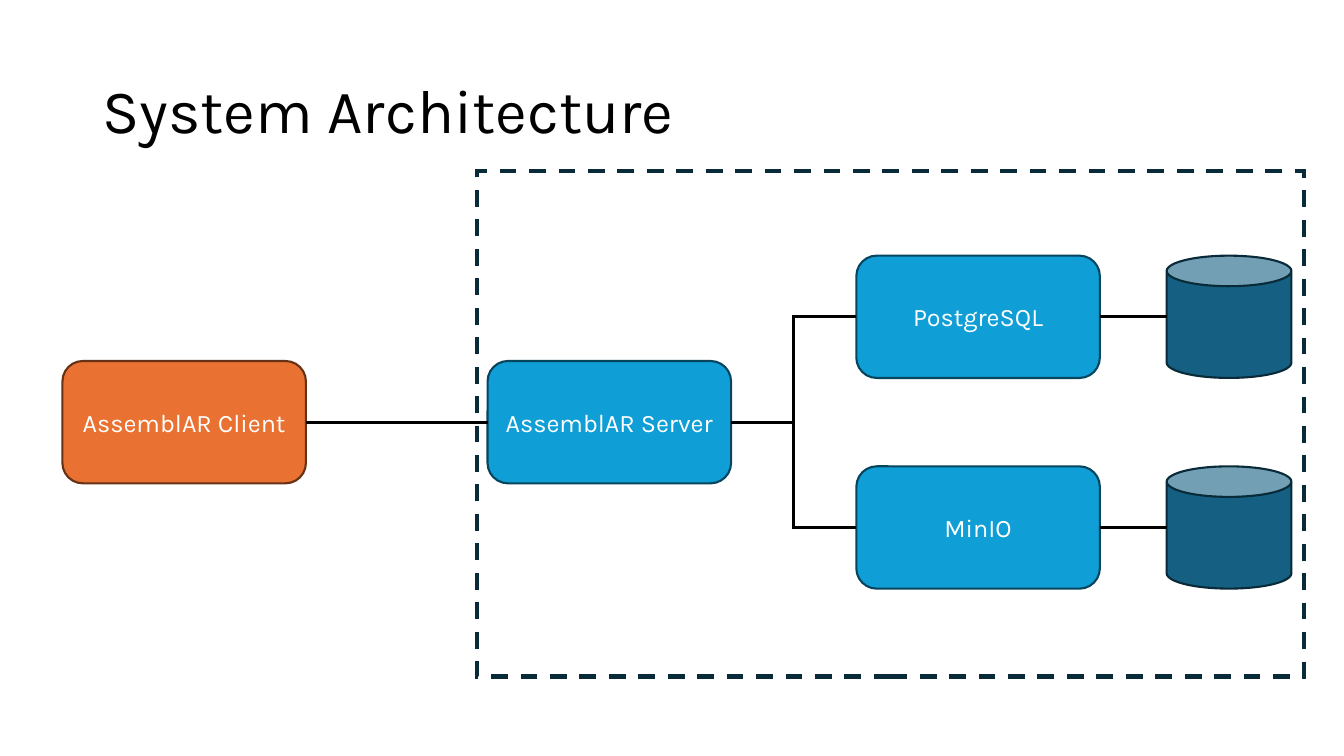
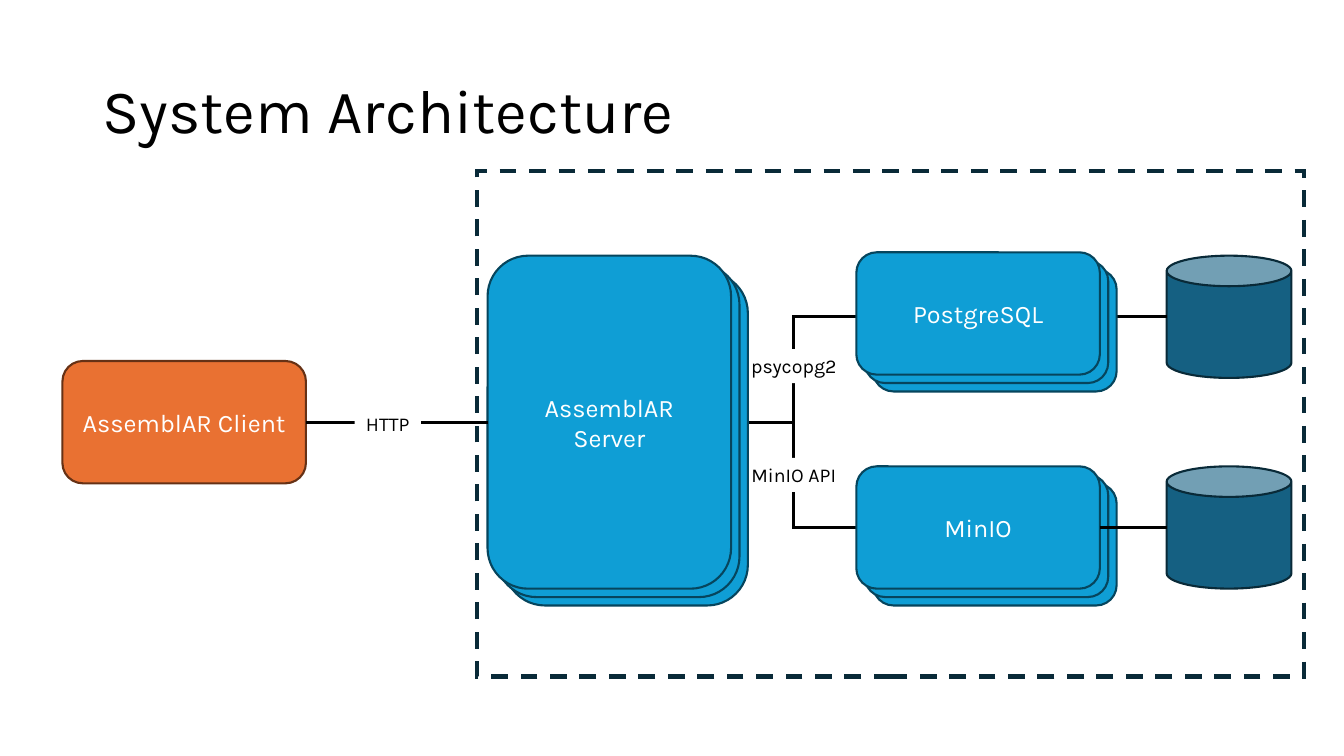
Before and after one commit to ethantimpe/AssemblAR, a slide deck: slide 4 of docs/slides/AssemblAR-Design.pptx (slide 2 before the commit). Drawn at 1344x756 pixels with LibreOffice and Linux fonts; fonts in the diff are those of the drawing. Boxes give left, top, right and bottom in pixels: in the first picture for what was removed or moved away, otherwise in the second. Text is boxed around its words. In the diff, an @@ line names an element or a change of style, - is before the commit and + after.

Commit message:
presentation updates

```diff
--- a/docs/slides/AssemblAR-Design.pptx
+++ b/docs/slides/AssemblAR-Design.pptx
@@ rounded rectangle "AssemblAR Server": place and size @@
-rounded rectangle "AssemblAR Server" at box(488, 361, 732, 483)
+rounded rectangle "AssemblAR Server" at box(488, 256, 732, 589)
@@ rounded rectangle added at box(496, 264, 740, 597), fill #0F9ED5, outline #07455D 1.5 pt, 18 pt, text #FFFFFF @@
+AssemblAR Server
@@ rounded rectangle "PostgreSQL": place and size @@
-rounded rectangle "PostgreSQL" at box(857, 256, 1101, 378)
+rounded rectangle "PostgreSQL" at box(857, 252, 1101, 374)
@@ rounded rectangle added at box(865, 261, 1109, 383), fill #0F9ED5, outline #07455D 1.5 pt, 18 pt, text #FFFFFF @@
+MinIO
@@ rounded rectangle added at box(873, 269, 1117, 391), fill #0F9ED5, outline #07455D 1.5 pt, 18 pt, text #FFFFFF @@
+MinIO
@@ rounded rectangle added at box(504, 272, 748, 605), fill #0F9ED5, outline #07455D 1.5 pt, 18 pt, text #FFFFFF @@
+AssemblAR Server
@@ text added at box(751, 360, 836, 378), 14 pt, text #000000 @@
+psycopg2
@@ text added at box(366, 418, 410, 431), 14 pt, text #000000 @@
+HTTP
@@ text added at box(751, 468, 836, 483), 14 pt, text #000000 @@
+MinIO API
@@ rounded rectangle added at box(865, 475, 1109, 597), fill #0F9ED5, outline #07455D 1.5 pt, 18 pt, text #FFFFFF @@
+MinIO
@@ rounded rectangle added at box(873, 483, 1117, 605), fill #0F9ED5, outline #07455D 1.5 pt, 18 pt, text #FFFFFF @@
+MinIO
```
Also in this commit, not shown: 8 slides added.
